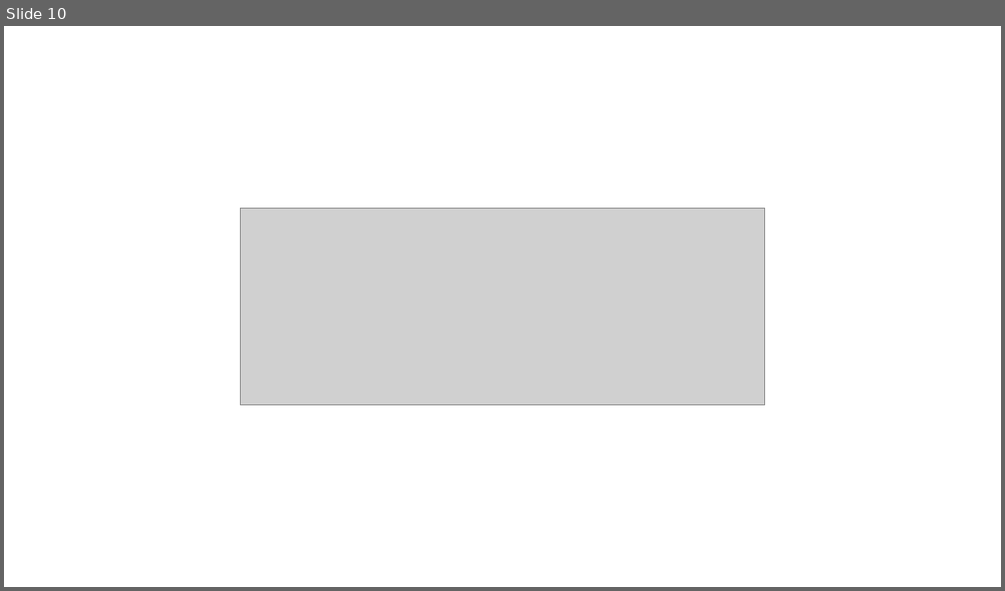
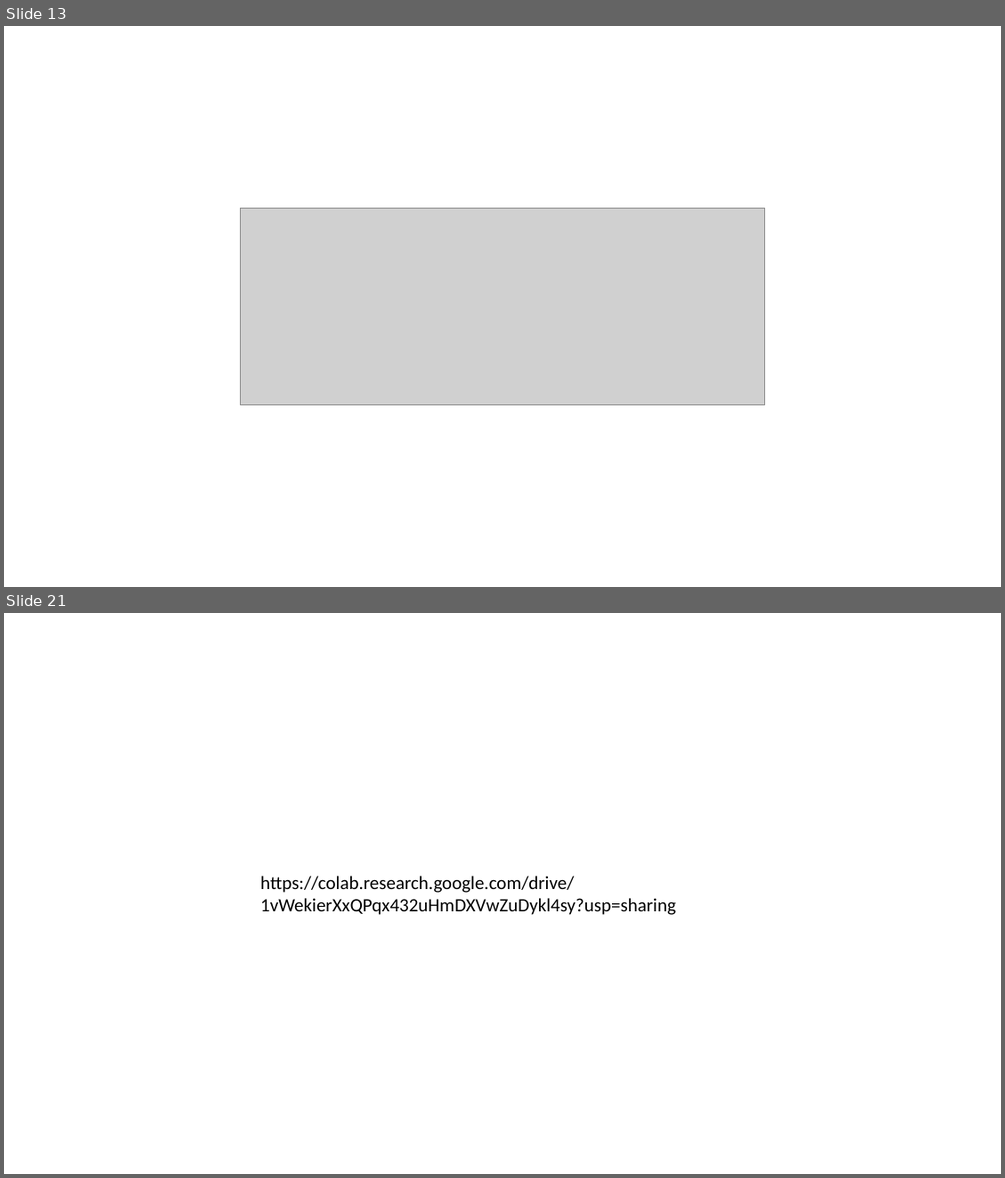
Before and after one commit to WilderGitHub/MCD, a slide deck: II. 08 Minería de Datos II/Presentación1.pptx. Shown one above the other, each under a label of ours: slide 10 before the commit, slides 13 and 21 after it; the slides between them are not shown. The pictures are 1005x591 and 1005x1178 pixels, drawn with LibreOffice and Linux fonts; fonts in the diff are those of the drawing; grey boxes stand for pictures. Boxes give left, top, right and bottom in pixels: in the first picture for what was removed or moved away, otherwise in the second. Text is boxed around its words. In the diff, an @@ line names an element or a change of style, - is before the commit and + after.

```diff
--- a/II. 08 Minería de Datos II/Presentación1.pptx
+++ b/II. 08 Minería de Datos II/Presentación1.pptx
@@ slide 21 added at bbox=[4, 613, 1001, 1174], background #FFFFFF @@
@@ text added at bbox=[260, 876, 676, 915], 18 pt, text #000000 @@
+https://colab.research.google.com/drive/1vWekierXxQPqx432uHmDXVwZuDykl4sy?usp=sharing
@@ what was slide 10 is now slide 13 @@
```
Also in this commit, not shown: 12 other slides added, 1 slide removed, 5 other files.
